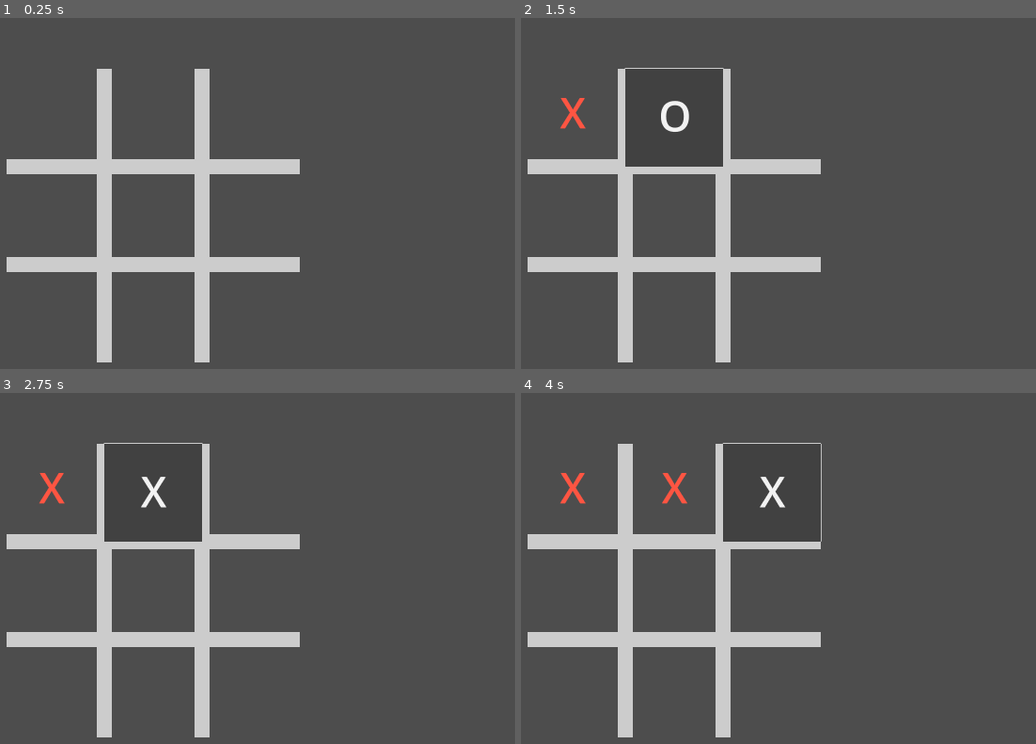
Above: before the commit, frames 1-4 (two rows, left to right).
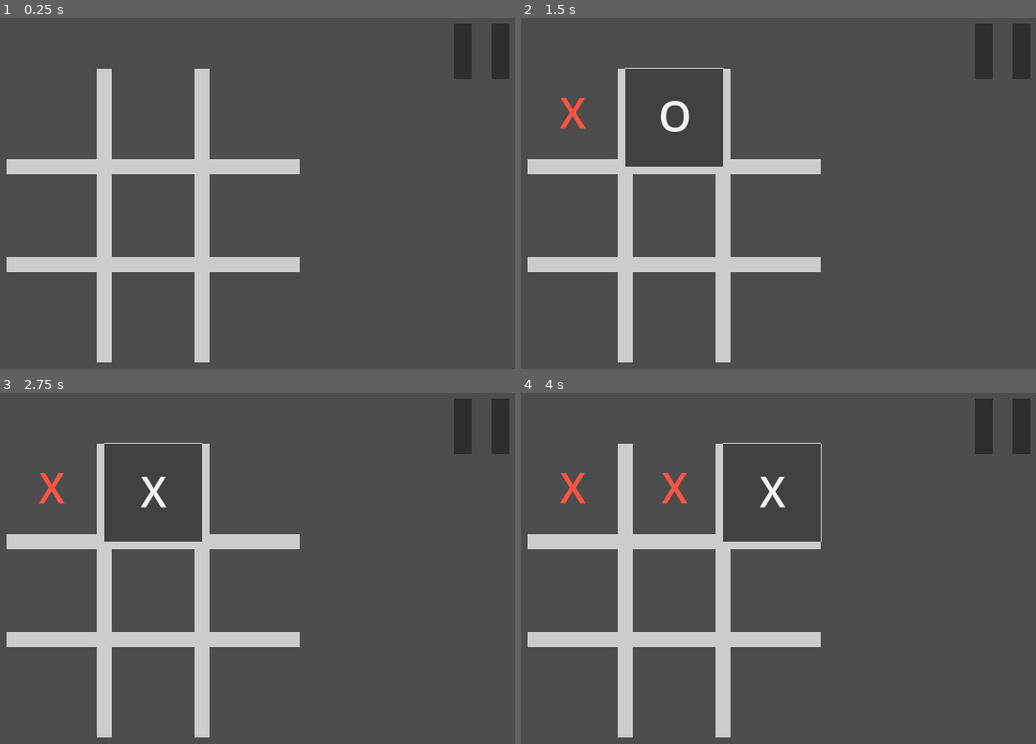
Above: after the commit, the same moments.

Repository: AlixBarreaux/tic-tac-two
Game: Godot game, scene res://scenes/game.tscn
Same seed, same stepped clock (60 frames per second), same inputs: the game is played once before the commit and once after it.
Inputs (mouse positions are in pixels of both pictures, inside the frame that each line leads up to):
- Up to frame 1 (0.25 s): no input
- Up to frame 2 (1.5 s): click (577, 116) at 0.5 s; click (675, 116) at 1.25 s
- Up to frame 3 (2.75 s): click "O" at 2 s
- Up to frame 4 (4 s): click (773, 491) at 2.75 s; click "O" at 3.5 s

The runs differ from the first frame. In frame 1, 1.1% of the frame differs, in the area x 88-99%, y 1-18%; in frame 2, 1.1%; in frame 3, 1.1%; in frame 4, 1.1%.

Commit message:
Feat: Show menu if hidden
If hidden in inspector, the menu will still show in game

Diff:
--- a/scripts/pause_menu_ui.gd
+++ b/scripts/pause_menu_ui.gd
@@ -21,6 +21,7 @@
 
 
 func _ready() -> void:
+	self.show()
 	self.body.hide()
 	assert(first_element_to_grab_focus != null)
 	assert(FileAccess.file_exists(self.main_menu_scene_file_path))
